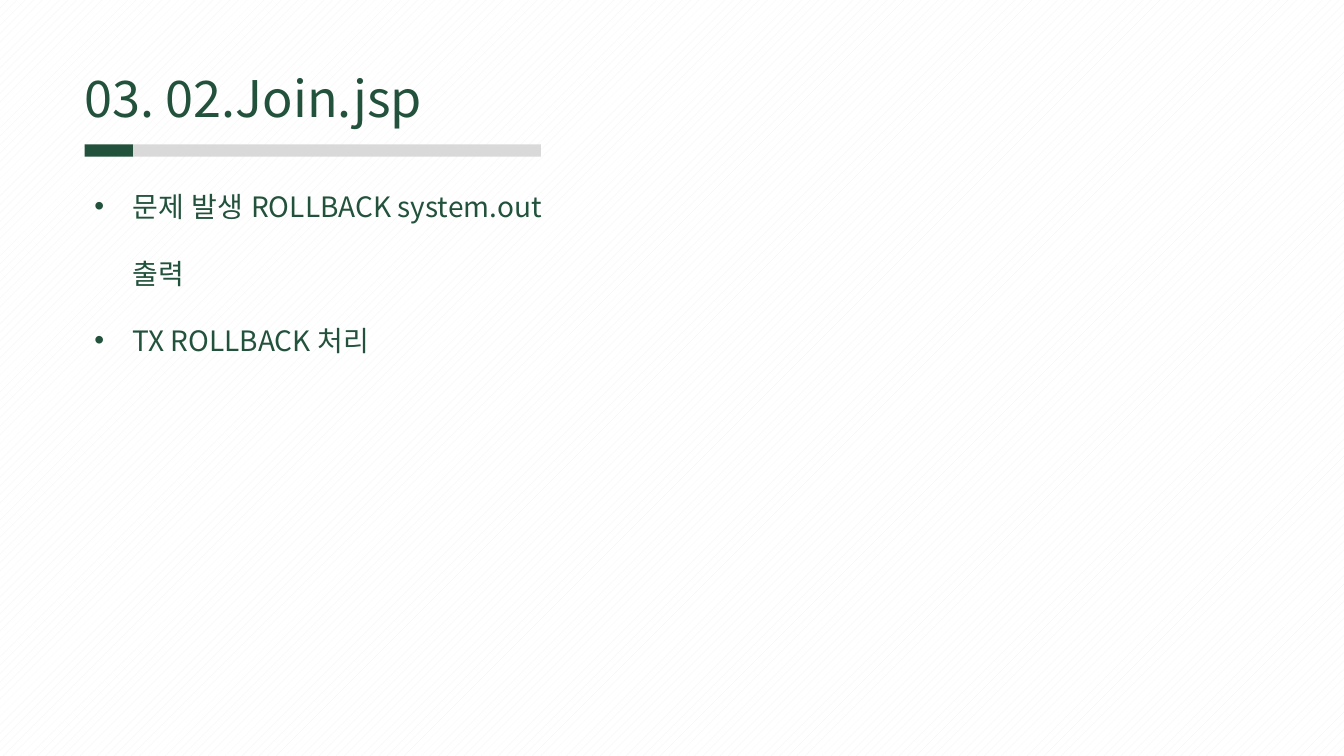
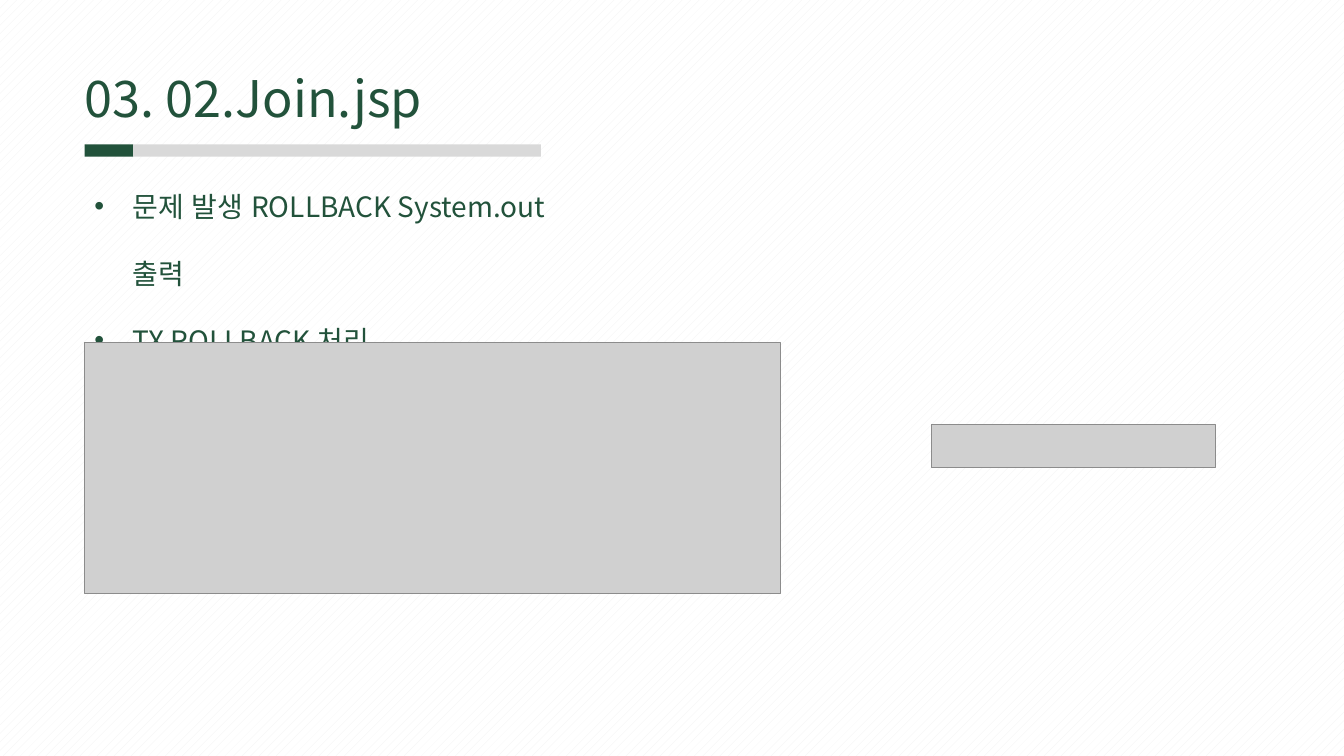
Before and after one commit to rombird/LEELEELIM, a slide deck: slide 16 of 서버프로그램 구현.pptx (slide 14 before the commit). Drawn at 1344x756 pixels with LibreOffice and Linux fonts; fonts in the diff are those of the drawing; grey boxes stand for pictures. Boxes give left, top, right and bottom in pixels: in the first picture for what was removed or moved away, otherwise in the second. Text is boxed around its words. In the diff, an @@ line names an element or a change of style, - is before the commit and + after.

```diff
--- a/서버프로그램 구현.pptx
+++ b/서버프로그램 구현.pptx
@@ text at [132, 194, 546, 287]: text changed @@
-• 문제 발생 ROLLBACK system.out 출력
+• 문제 발생 ROLLBACK System.out 출력
@@ picture added at [85, 343, 780, 594] @@
@@ picture added at [932, 424, 1215, 469] @@
```
Also in this commit, not shown: 12 other slides changed, 2 slides added.
